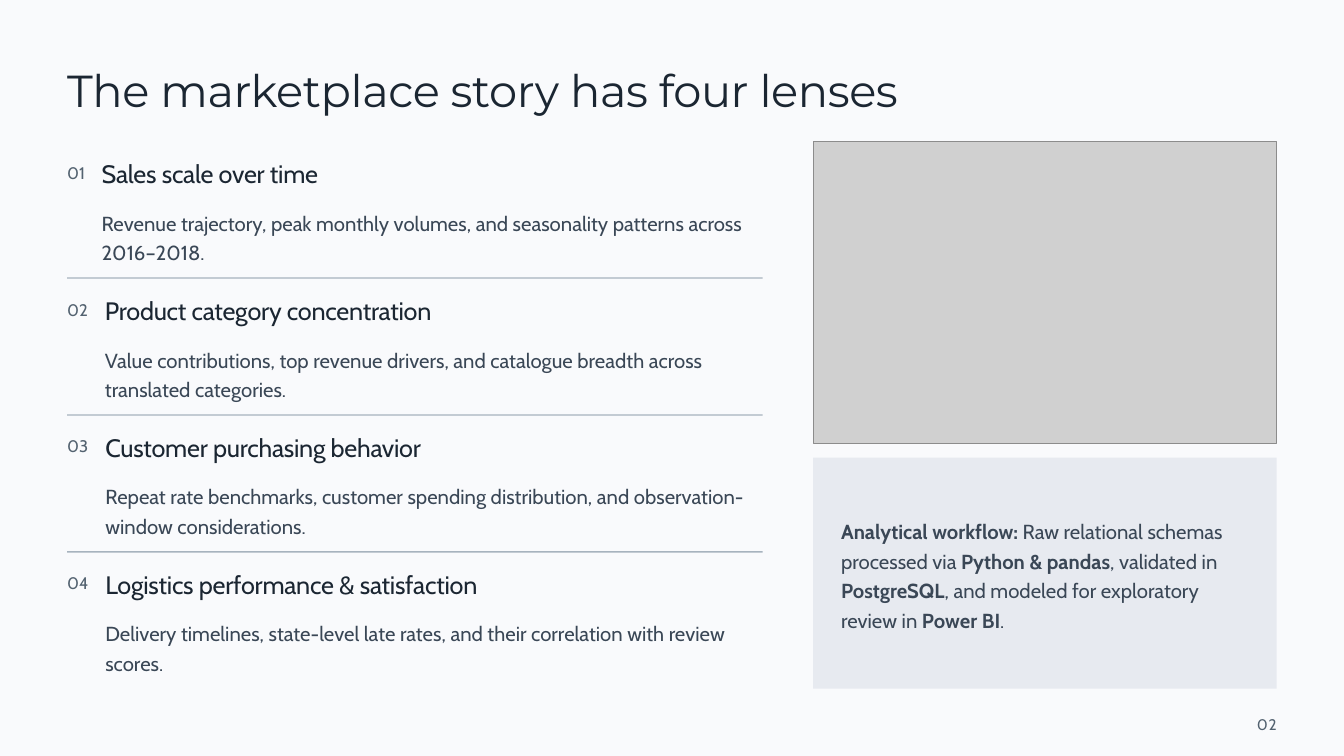
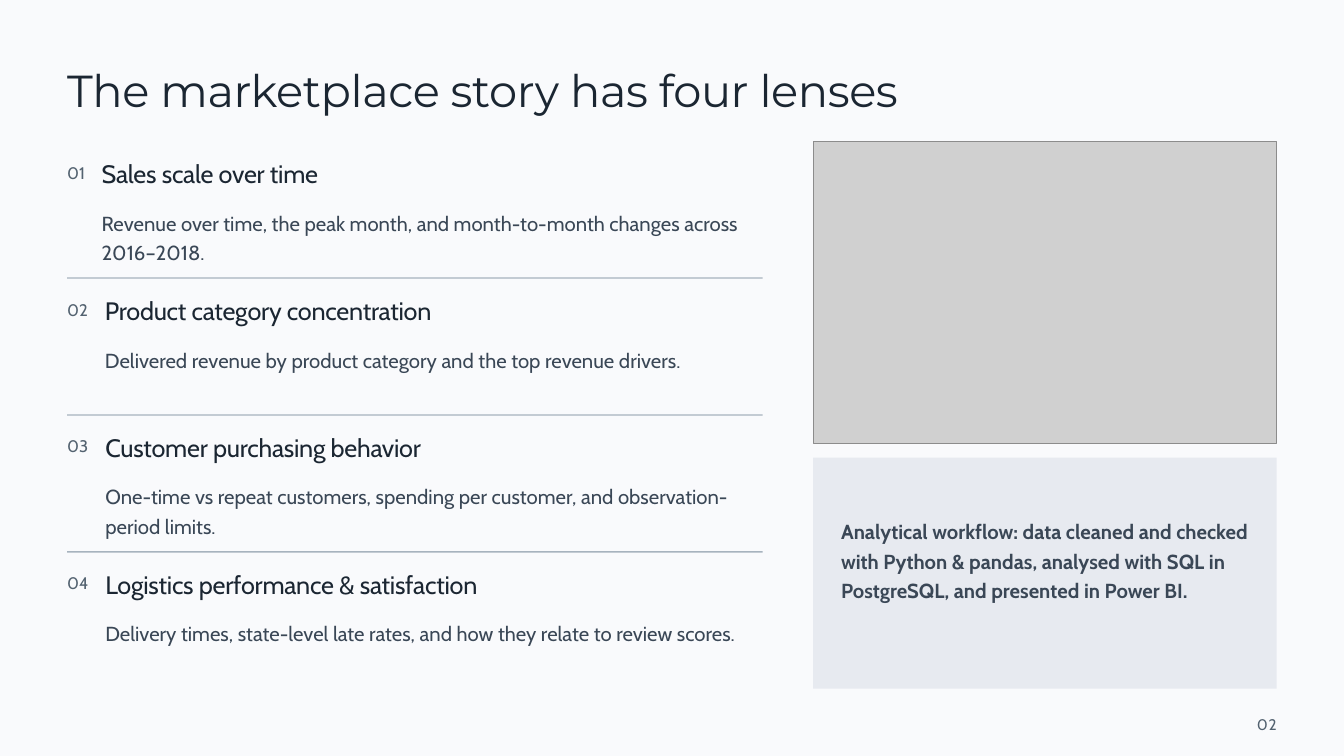
Before and after one commit to GurnoorSingh3/Olist_E-Commerce_Analysis, a slide deck: slide 2 of Olist-E-Commerce-Analysis.pptx. Drawn at 1344x756 pixels with LibreOffice and Linux fonts; fonts in the diff are those of the drawing; grey boxes stand for pictures; background and template pictures are left out. Boxes give left, top, right and bottom in pixels: in the first picture for what was removed or moved away, otherwise in the second. Text is boxed around its words. In the diff, an @@ line names an element or a change of style, - is before the commit and + after.

```diff
--- a/Olist-E-Commerce-Analysis.pptx
+++ b/Olist-E-Commerce-Analysis.pptx
@@ text at [102, 215, 737, 261]: text changed @@
-Revenue trajectory, peak monthly volumes, and seasonality patterns across 2016–2018.
+Revenue over time, the peak month, and month-to-month changes across 2016–2018.
@@ text at [105, 352, 680, 373]: text changed @@
-Value contributions, top revenue drivers, and catalogue breadth across translated categories.
+Delivered revenue by product category and the top revenue drivers.
@@ text at [105, 488, 728, 539]: text changed @@
-Repeat rate benchmarks, customer spending distribution, and observation-window considerations.
+One-time vs repeat customers, spending per customer, and observation-period limits.
@@ text at [841, 523, 1247, 603]: text changed; bold on @@
-Analytical workflow: Raw relational schemas processed via Python & pandas, validated in PostgreSQL, and modeled for exploratory review in Power BI.
+Analytical workflow: data cleaned and checked with Python & pandas, analysed with SQL in PostgreSQL, and presented in Power BI.
@@ text at [105, 625, 735, 646]: text changed @@
-Delivery timelines, state-level late rates, and their correlation with review scores.
+Delivery times, state-level late rates, and how they relate to review scores.
```
Also in this commit, not shown: 7 other slides changed.
